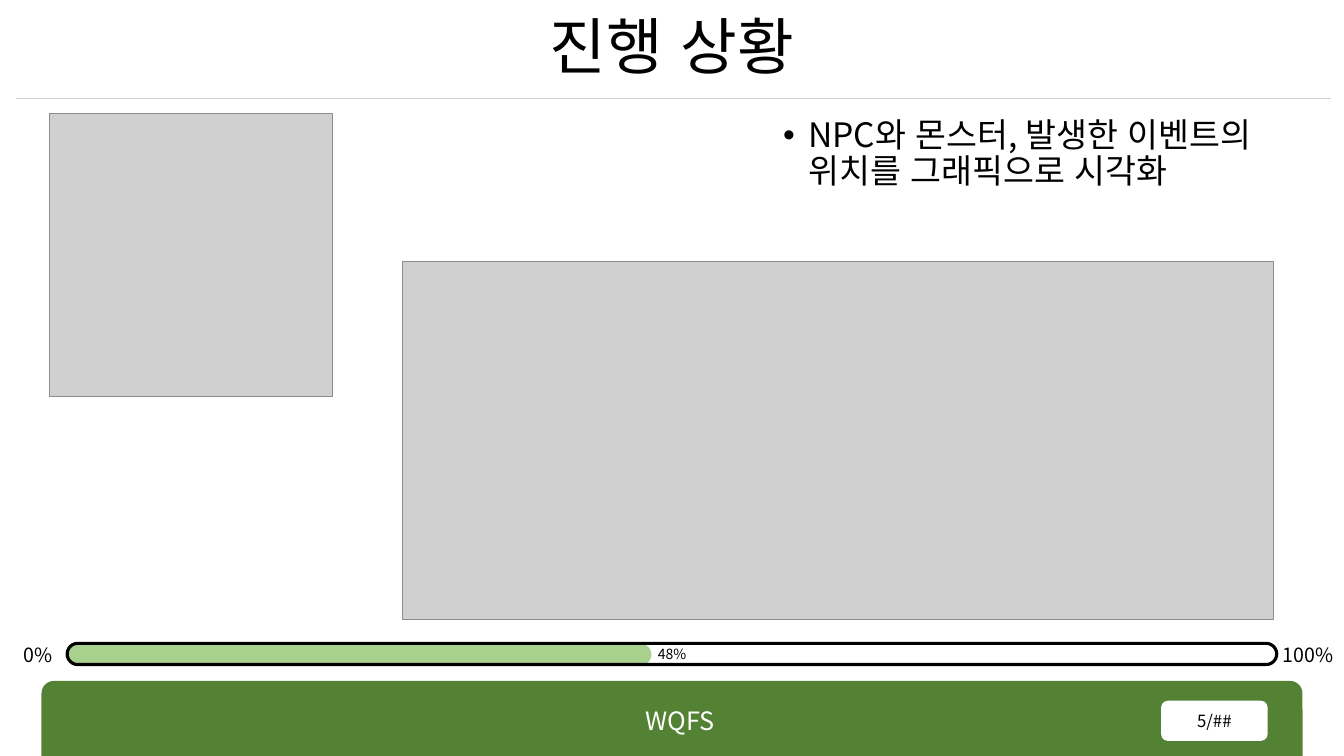
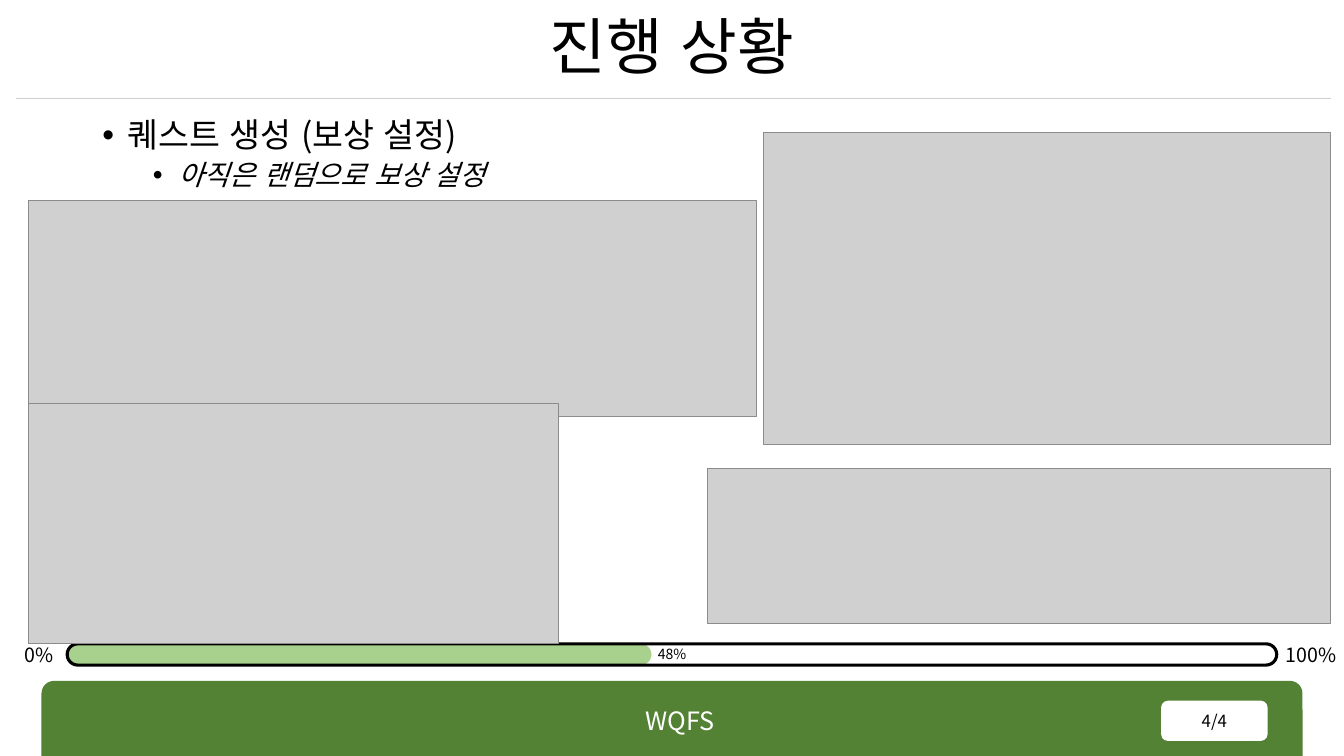
Before and after one commit to rennOobayashi/WQFS, a slide deck: slide 4 of WQFS.pptx (slide 5 before the commit). Drawn at 1344x756 pixels with LibreOffice and Linux fonts; fonts in the diff are those of the drawing; grey boxes stand for pictures. Boxes give left, top, right and bottom in pixels: in the first picture for what was removed or moved away, otherwise in the second. Text is boxed around its words. In the diff, an @@ line names an element or a change of style, - is before the commit and + after.

Commit message:
ppt

```diff
--- a/WQFS.pptx
+++ b/WQFS.pptx
@@ picture removed at <box>49,114,333,397</box> @@
@@ text added at <box>128,119,486,188</box>, 24 pt, text #000000 @@
+• 퀘스트 생성 (보상 설정)
+  • 아직은 랜덤으로 보상 설정
@@ text removed at <box>808,119,1251,186</box> @@
-• NPC와 몬스터, 발생한 이벤트의 위치를 그래픽으로 시각화
@@ picture added at <box>763,133,1331,445</box> @@
@@ picture added at <box>28,201,756,417</box> @@
@@ picture removed at <box>402,261,1274,619</box> @@
@@ picture added at <box>28,404,559,644</box> @@
@@ picture added at <box>708,469,1331,623</box> @@
@@ text "0%" at <box>25,641,54,663</box>: alignment left to centre @@
@@ text "100%" at <box>1286,647,1337,663</box>: alignment left to centre @@
@@ page number at <box>1202,713,1227,730</box>: text changed @@
-5/##
+4/4
```
Also in this commit, not shown: 3 other slides changed, 1 slide removed, 2 other files.
